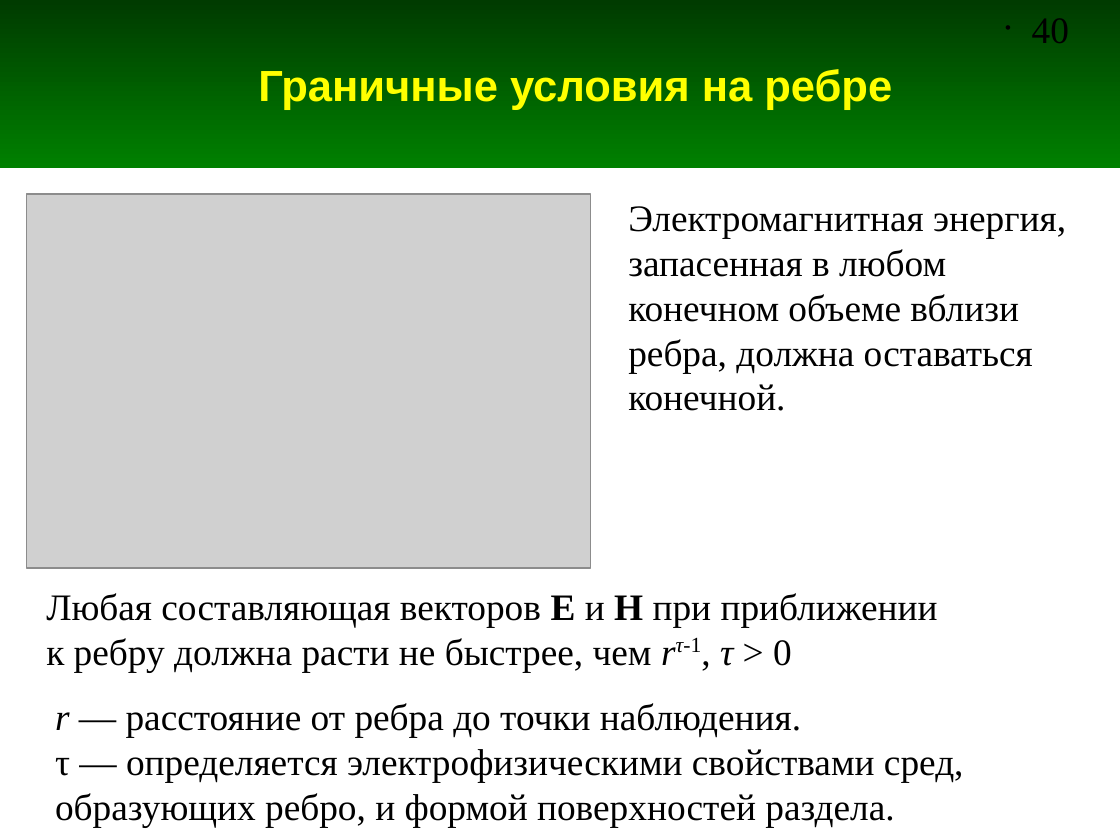
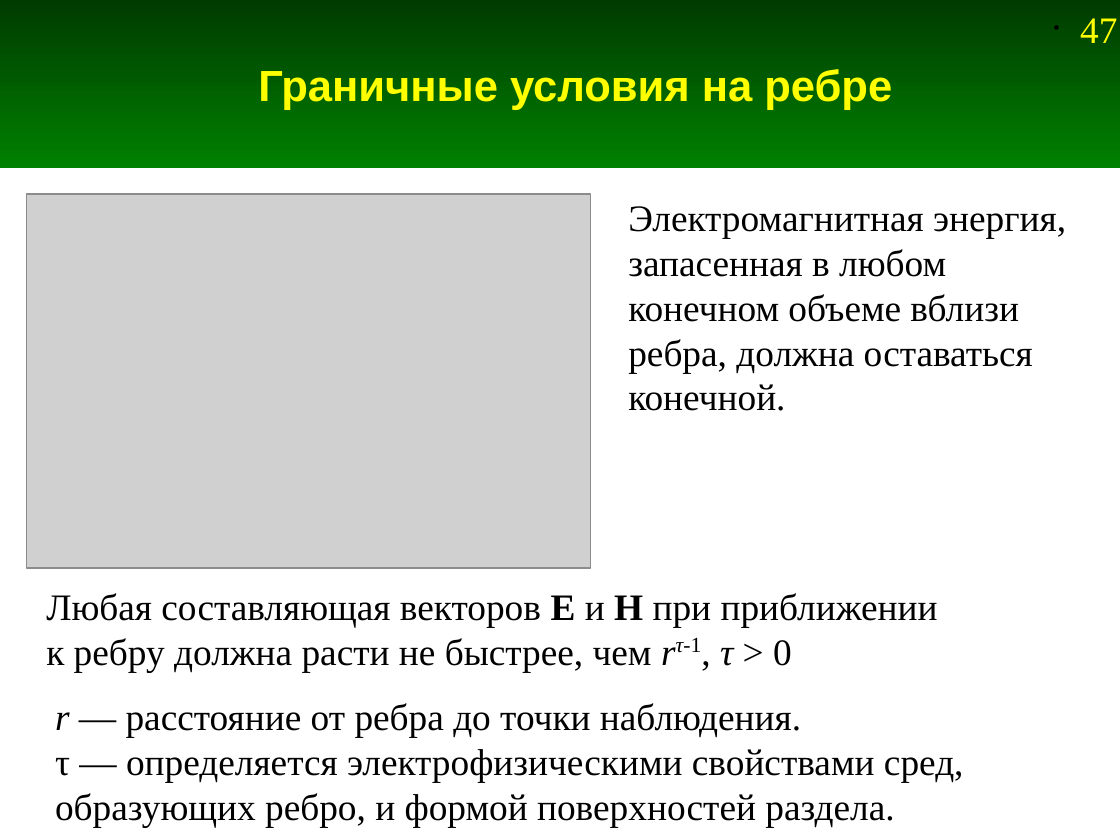
Before and after one commit to andris0147sv/modelling, a slide deck: slide 47 of presentations/1. Problem Statement.odp (slide 40 before the commit). Drawn at 1120x840 pixels with LibreOffice and Linux fonts; fonts in the diff are those of the drawing; grey boxes stand for pictures. Boxes give left, top, right and bottom in pixels: in the first picture for what was removed or moved away, otherwise in the second. Text is boxed around its words. In the diff, an @@ line names an element or a change of style, - is before the commit and + after.

```diff
--- a/presentations/1. Problem Statement.odp
+++ b/presentations/1. Problem Statement.odp
@@ page number removed at bbox=[1032, 18, 1069, 43] @@
-• 40
@@ page number added at bbox=[1080, 18, 1117, 43], 24 pt, text #FFFF00 @@
+• 47
```
Also in this commit, not shown: 42 other slides changed, 7 slides added, 4 other files.
